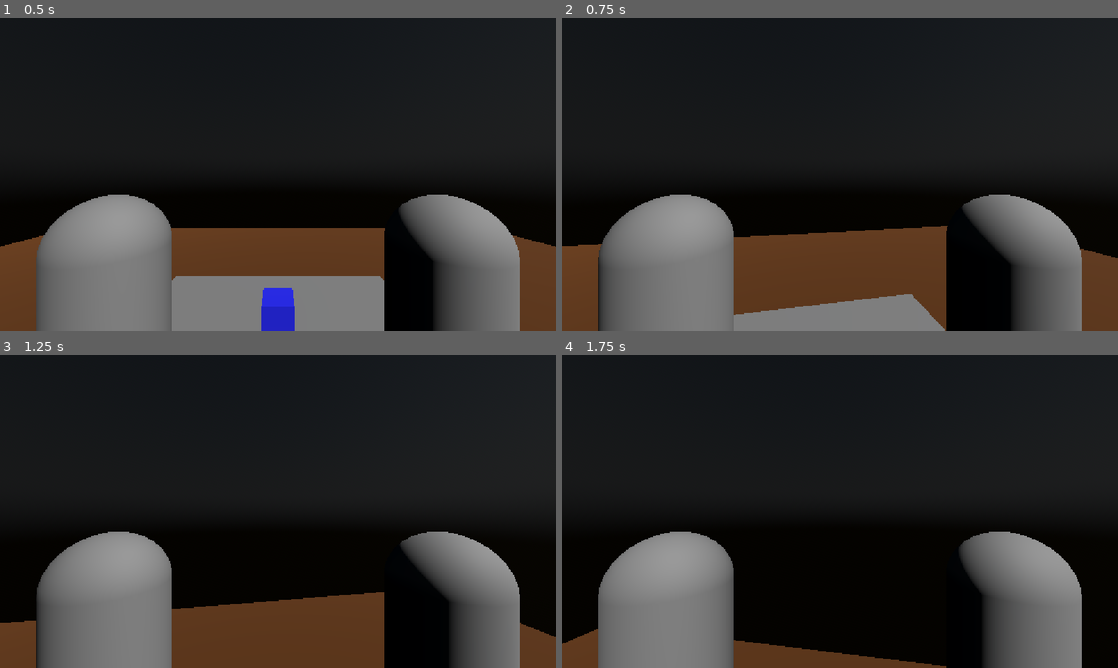
Above: before the commit, frames 1-4 (two rows, left to right).
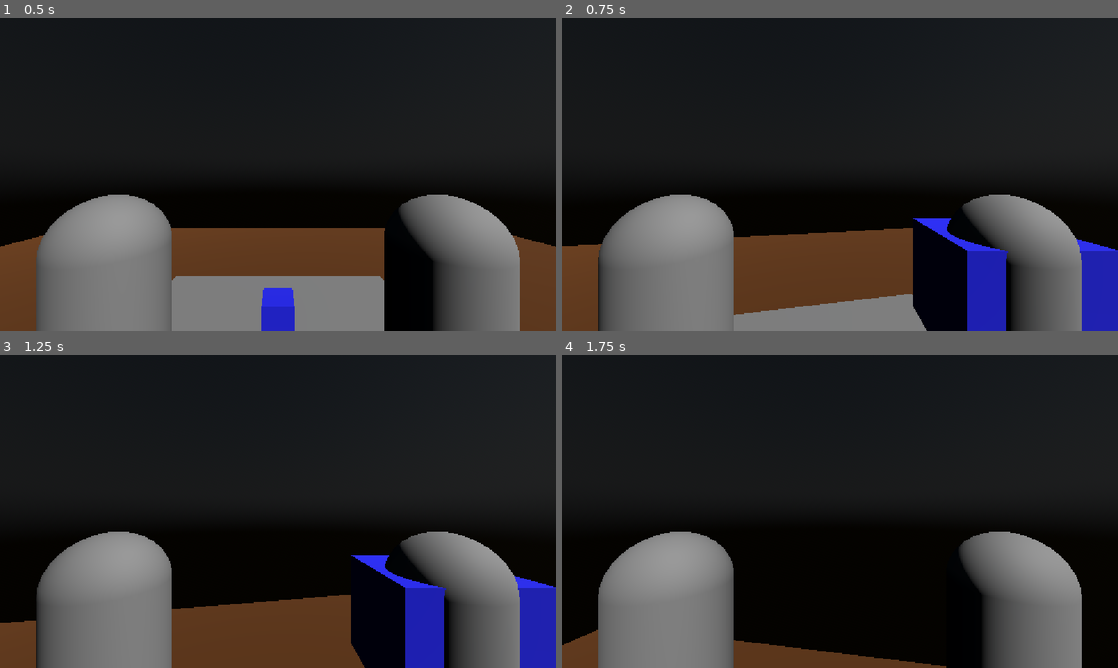
Above: after the commit, the same moments.

Repository: Shibi404/godot-first-person-controller
Game: Godot game, scene res://main.tscn
Two runs of this game, one before a commit and one after it. Both use one fixed random seed, a clock stepped at 60 frames per second and the inputs below.
Inputs (mouse positions are in pixels of both pictures, inside the frame that each line leads up to):
- Up to frame 1 (0.5 s): no input
- Up to frame 2 (0.75 s): tap Enter at 0.5 s; move the mouse to (867, 174) at 0.52 s; hold W (move_forward) from 0.53 s (still down); tap E (grab) at 0.6 s
- Up to frame 3 (1.25 s): keep holding W (move_forward); tap Space (jump) at 0.77 s
- Up to frame 4 (1.75 s): keep holding W (move_forward); move the mouse to (812, 511) at 1.27 s; tap E (grab) at 1.35 s; tap Space (jump) at 1.52 s

Frame 1 is identical in both runs. In frame 2, 5.8% of the frame differs, in the area x 63-100%, y 64-100%; in frame 3, 5.3%; in frame 4, less than 0.1%.

Commit message:
fix: adjust interaction area for object detection
- Adjusted the Area3D scale (15m) toincrease the effective interaction range

Diff:
--- a/scenes/player/player.tscn
+++ b/scenes/player/player.tscn
@@ -33,6 +33,7 @@
 mesh = SubResource("CapsuleMesh_6tqj4")
 
 [node name="Area3D" type="Area3D" parent="Camera3D/RightHand" unique_id=2122712604]
+transform = Transform3D(15, 0, 0, 0, 15, 0, 0, 0, 15, 0, 0, 0)
 
 [node name="CollisionShape3D" type="CollisionShape3D" parent="Camera3D/RightHand/Area3D" unique_id=630209017]
 shape = SubResource("SphereShape3D_6tqj4")
